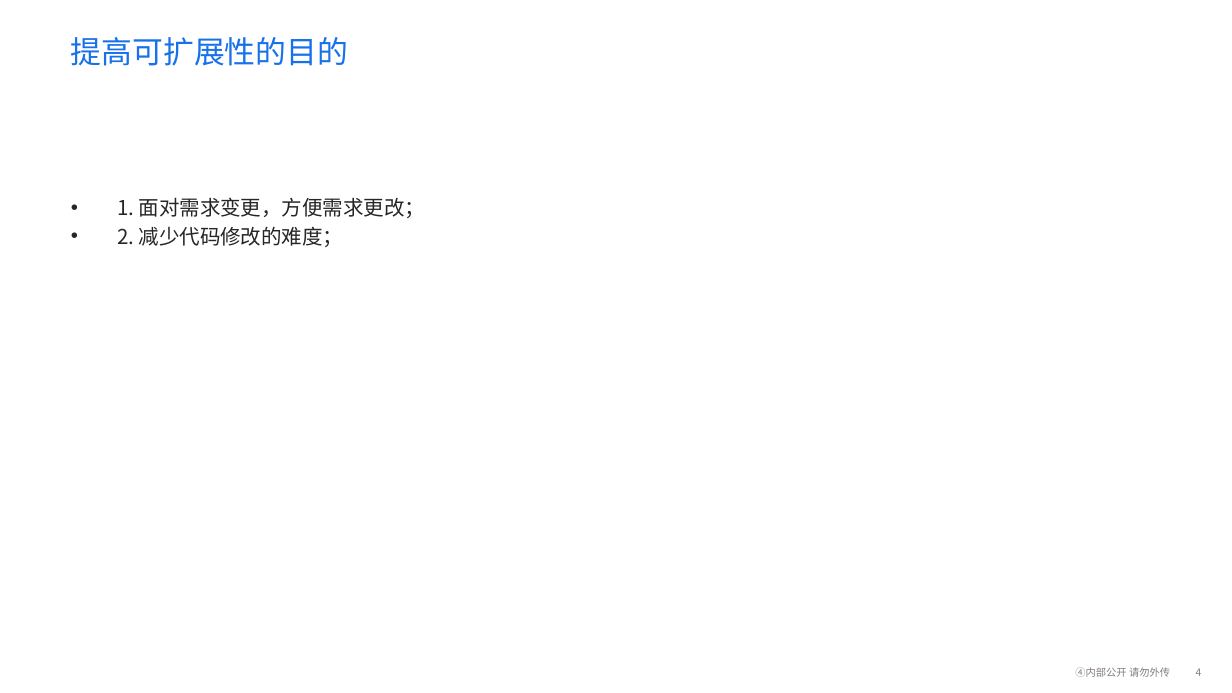
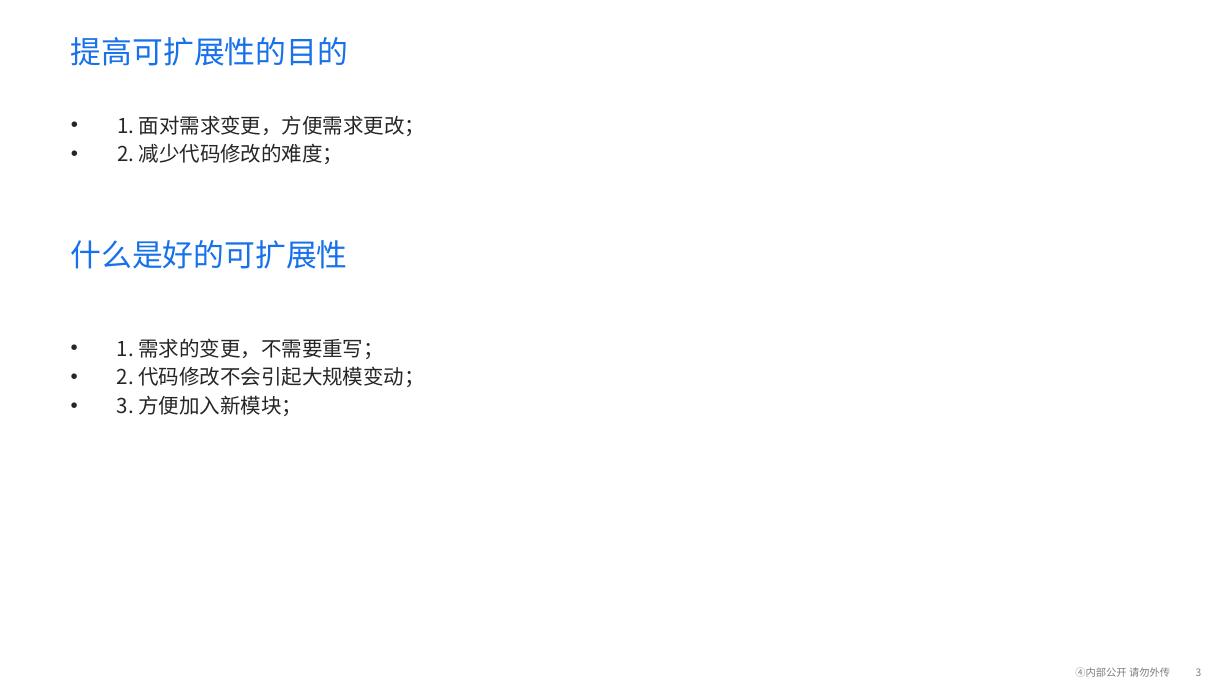
Before and after one commit to fionaVg1/wangyiyunketang, a slide deck: slide 3 of 分享/设计模式/前端之设计模式.pptx (slide 4 before the commit). Drawn at 1232x693 pixels with LibreOffice and Linux fonts; fonts in the diff are those of the drawing; background and template pictures are left out. Boxes give left, top, right and bottom in pixels: in the first picture for what was removed or moved away, otherwise in the second. Text is boxed around its words. In the diff, an @@ line names an element or a change of style, - is before the commit and + after.

```diff
--- a/分享/设计模式/前端之设计模式.pptx
+++ b/分享/设计模式/前端之设计模式.pptx
@@ text "1. 面对需求变更，方便需求更改；": place and size @@
-text "1. 面对需求变更，方便需求更改；" at bbox=[117, 197, 425, 247]
+text "1. 面对需求变更，方便需求更改；" at bbox=[117, 115, 425, 164]
@@ text added at bbox=[71, 240, 348, 269], 24 pt, text #1771EA @@
+什么是好的可扩展性
@@ text added at bbox=[117, 338, 424, 416], 16 pt, text #262626 @@
+• 1. 需求的变更，不需要重写；
+• 2. 代码修改不会引起大规模变动；
+• 3. 方便加入新模块；
@@ page number at bbox=[1196, 668, 1202, 676]: text changed @@
-4
+3
```
Also in this commit, not shown: 5 other slides changed, 6 slides added, 2 slides removed, 11 other files.
